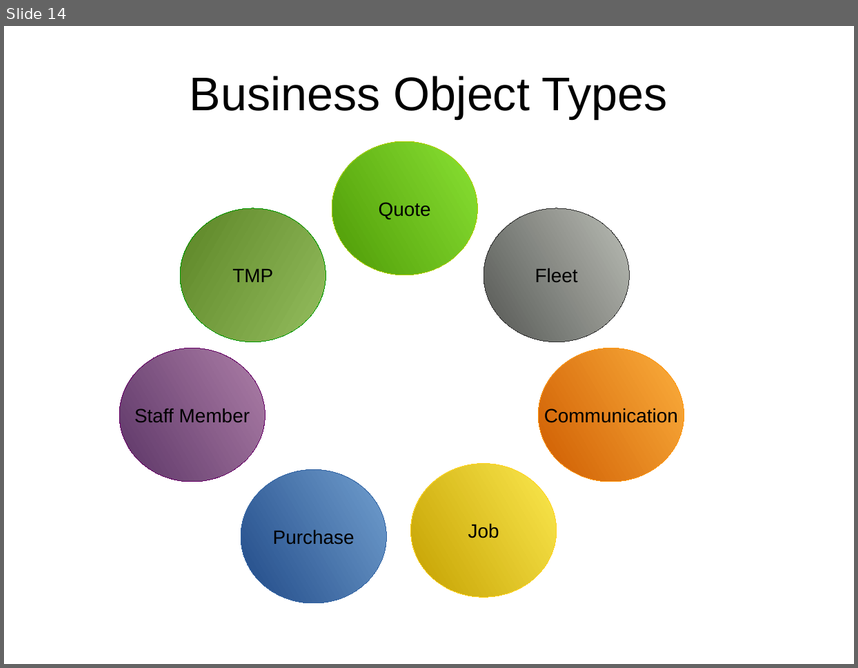
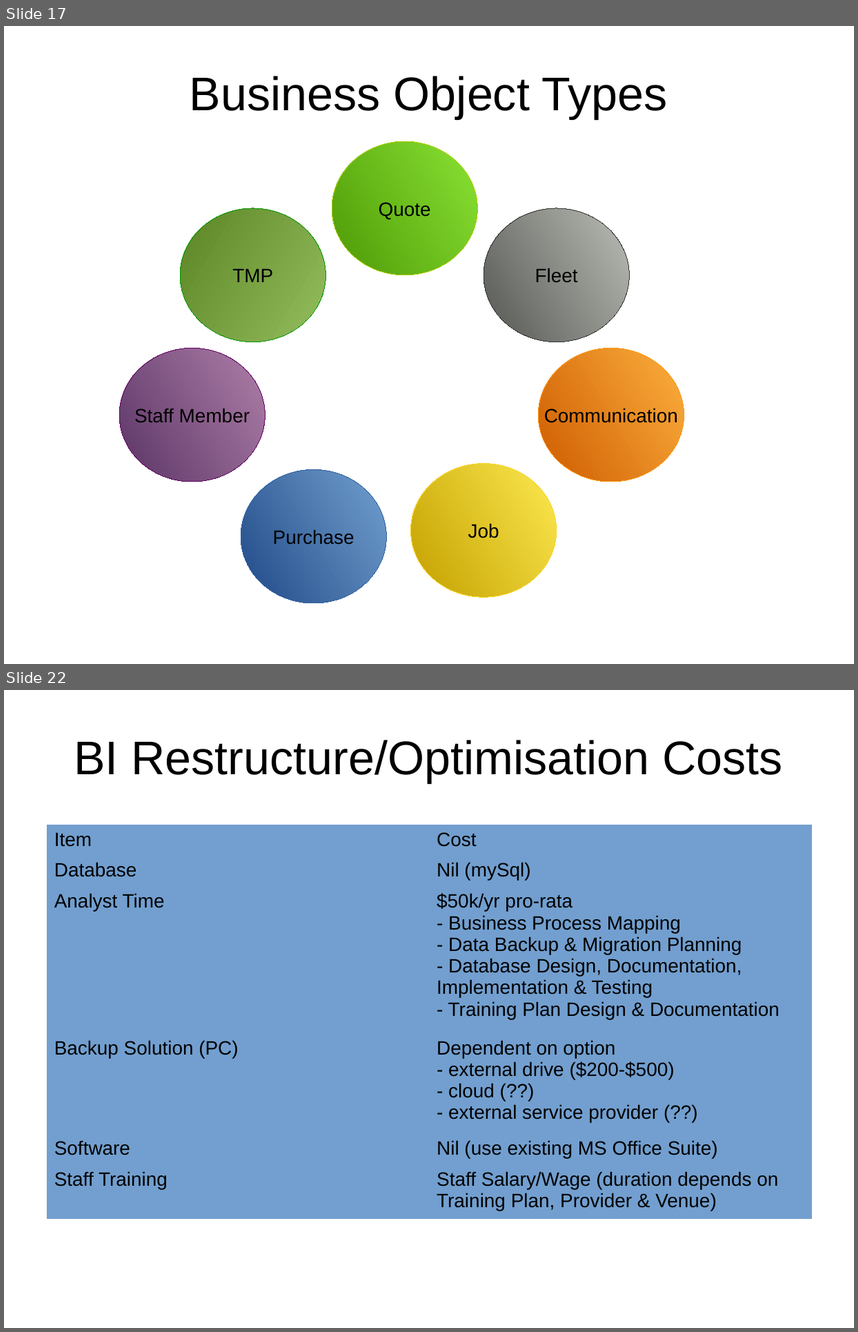
Before and after one commit to monkeysh1ne/TMNZ_Stuff, a slide deck: Workflows BP Models.odp. Shown one above the other, each under a label of ours: slide 14 before the commit, slides 17 and 22 after it; the slides between them are not shown. The pictures are 858x668 and 858x1332 pixels, drawn with LibreOffice and Linux fonts; fonts in the diff are those of the drawing. Boxes give left, top, right and bottom in pixels: in the first picture for what was removed or moved away, otherwise in the second. Text is boxed around its words. In the diff, an @@ line names an element or a change of style, - is before the commit and + after.

Commit message:
Added 'ROI, Title Page, TOC & Introduction' in 'Workflows BP Models' presentation.

```diff
--- a/Workflows BP Models.odp
+++ b/Workflows BP Models.odp
@@ slide 22 added at (x1=4, y1=690, x2=854, y2=1328), background #FFFFFF @@
@@ title added at (x1=74, y1=740, x2=782, y2=782), 44 pt, text #000000 @@
+BI Restructure/Optimisation Costs
@@ table added at (x1=46, y1=825, x2=812, y2=1213), 6 rows, 2 columns @@
+Item | Cost
+Database | Nil (mySql)
+Analyst Time | $50k/yr pro-rata / - Business Process Mapping / - Data Backup & Migration Planning / - Database Design, Documentation, Implementation & Testing / - Training Plan Design & Documentation
+Backup Solution (PC) | Dependent on option / - external drive ($200-$500) / - cloud (??) / - external service provider (??)
+Software | Nil (use existing MS Office Suite)
+Staff Training | Staff Salary/Wage (duration depends on Training Plan, Provider & Venue)
@@ what was slide 14 is now slide 17 @@
```
Also in this commit, not shown: 2 slides changed, 8 other slides added, 1 other file.
